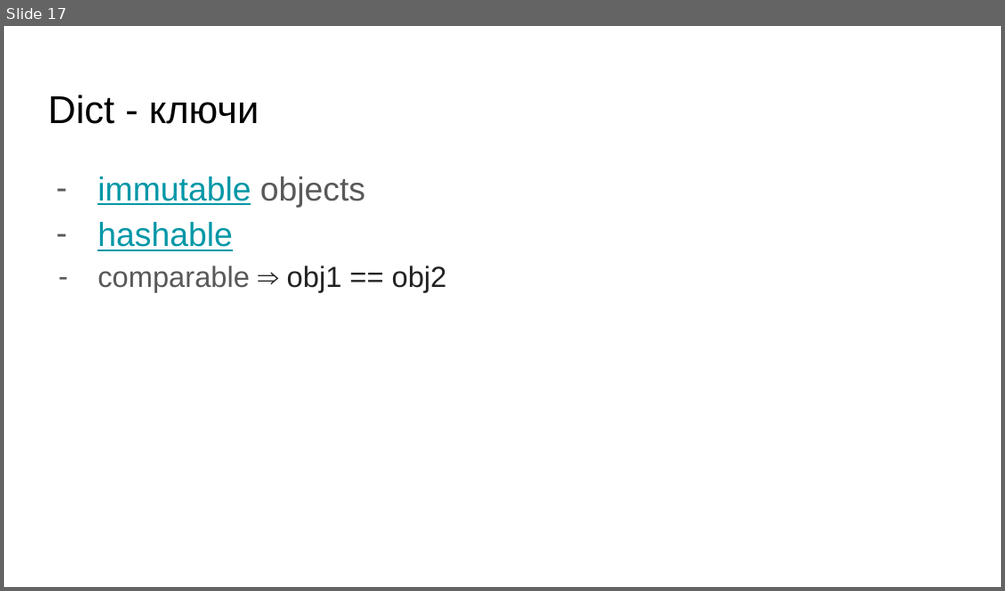
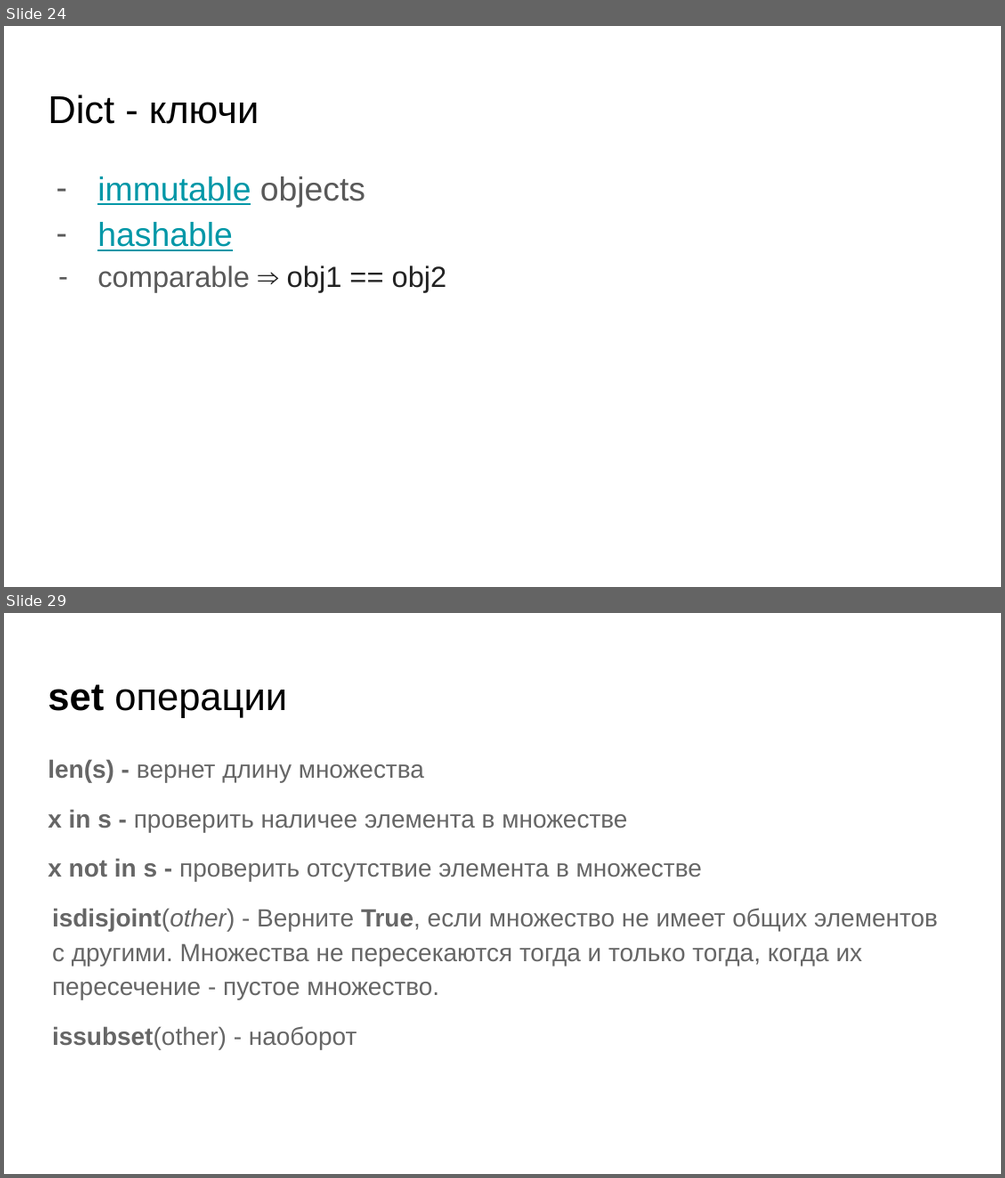
Before and after one commit to skhayrulin/python_course, a slide deck: lecture/Lecture6.pptx. Shown one above the other, each under a label of ours: slide 17 before the commit, slides 24 and 29 after it; the slides between them are not shown. The pictures are 1005x591 and 1005x1178 pixels, drawn with LibreOffice and Linux fonts; fonts in the diff are those of the drawing. Boxes give left, top, right and bottom in pixels: in the first picture for what was removed or moved away, otherwise in the second. Text is boxed around its words. In the diff, an @@ line names an element or a change of style, - is before the commit and + after.

```diff
--- a/lecture/Lecture6.pptx
+++ b/lecture/Lecture6.pptx
@@ slide 29 added at <box>4,613,1001,1174</box>, background #FFFFFF @@
@@ title added at <box>48,684,287,718</box>, 28 pt, text #000000 @@
+set операции
@@ text added at <box>48,759,938,1049</box>, 18 pt, text #666666 @@
+len(s) - вернет длину множества
+x in s - проверить наличее элемента в множестве
+x not in s - проверить отсутствие элемента в множестве
+isdisjoint(other) - Верните True, если множество не имеет общих элементов с другими. Множества не пересекаются тогда и только тогда, когда их пересечение - пустое множество.
+issubset(other) - наоборот
@@ what was slide 17 is now slide 24 @@
```
Also in this commit, not shown: 4 slides changed, 20 other slides added, 1 slide removed, 1 other file.
